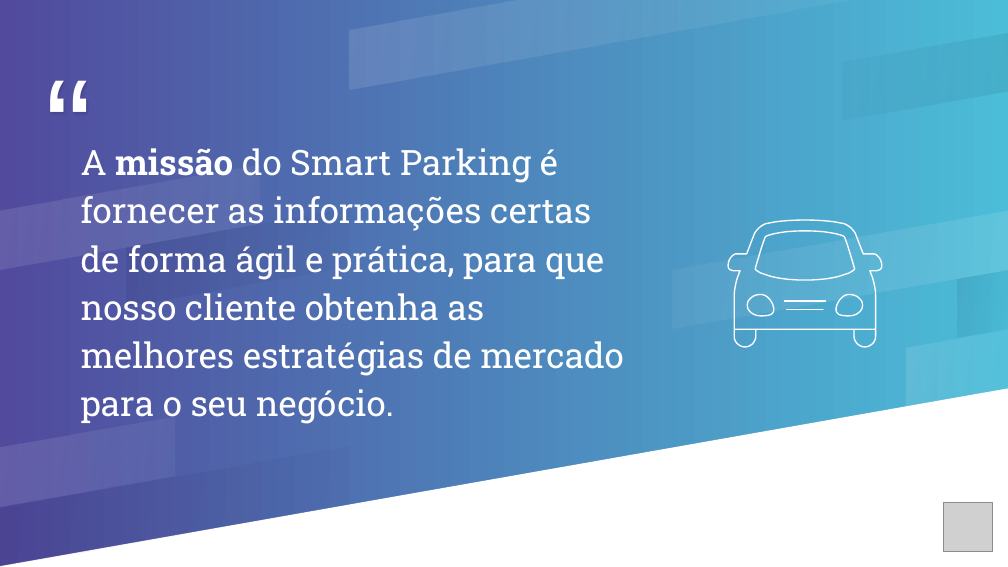
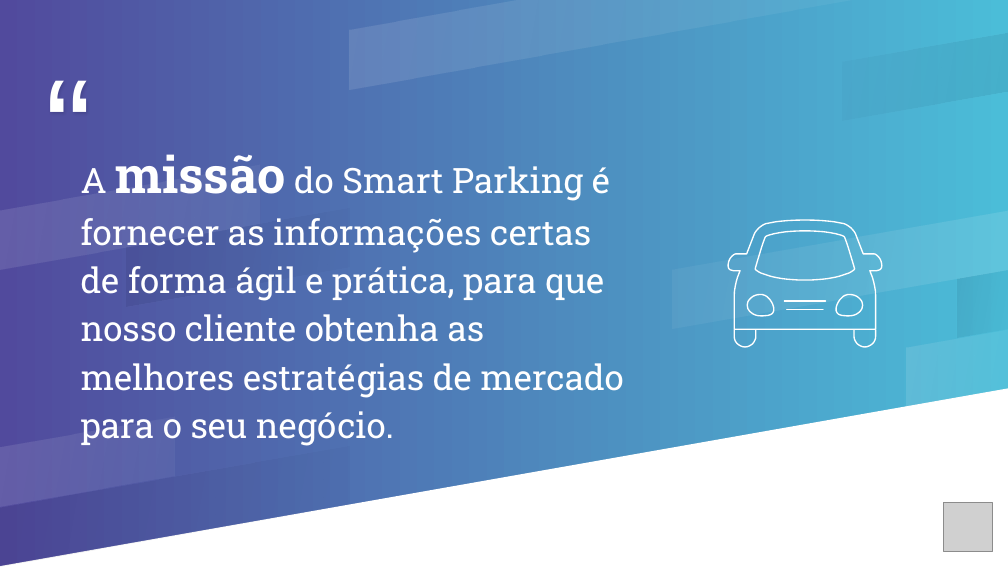
Before and after one commit to pedromendesbandtec/smart-park, a slide deck: slide 7 of Apresentação TechParking.pptx (slide 6 before the commit). Drawn at 1008x567 pixels with LibreOffice and Linux fonts; fonts in the diff are those of the drawing; grey boxes stand for pictures. Boxes give left, top, right and bottom in pixels: in the first picture for what was removed or moved away, otherwise in the second. Text is boxed around its words. In the diff, an @@ line names an element or a change of style, - is before the commit and + after.

Commit message:
PPT - Smart Parking
Apresentação - 2 Sprint (Versão 2)

```diff
--- a/Apresentação TechParking.pptx
+++ b/Apresentação TechParking.pptx
@@ text "A missão do Smart Parking ..." at (x1=81, y1=154, x2=623, y2=446): size 25 to 36 pt in "missão" @@
```
Also in this commit, not shown: 7 other slides changed, 3 slides added.
